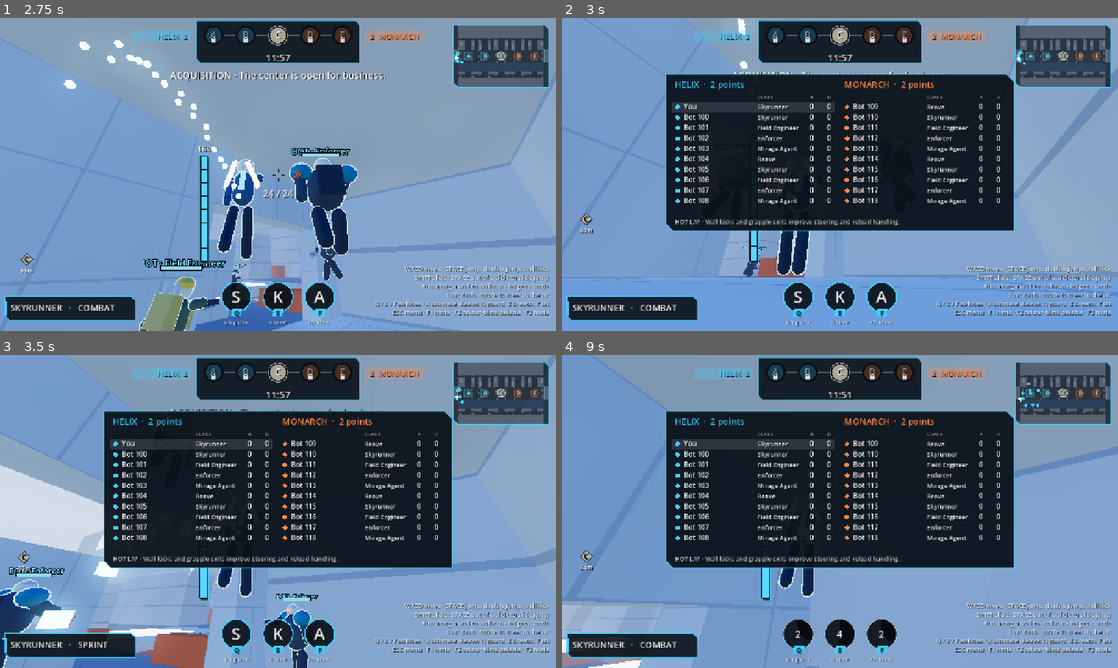
Above: before the commit, frames 1-4 (two rows, left to right).
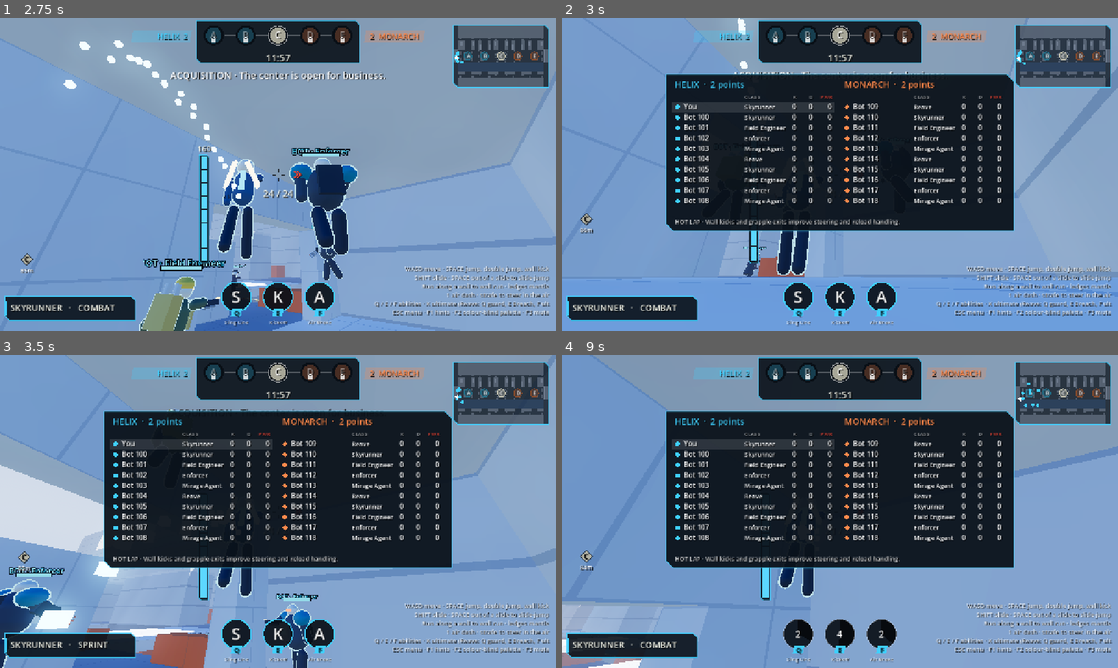
Above: after the commit, the same moments.

Repository: slimefromdq/hostile-takeover
Game: Godot game, scene res://scenes/main.tscn
Same seed, same stepped clock (60 frames per second), same inputs: the game is played once before the commit and once after it.
Inputs (mouse positions are in pixels of both pictures, inside the frame that each line leads up to):
- Up to frame 1 (2.75 s): click "Play offline · 10v10 bots" at 0.5 s; tap Enter at 1.25 s; move the mouse to (305, 174) at 1.27 s; hold Right mouse button (alt) 1.28-2.03 s; hold W (forward) from 1.28 s (still down); click (305, 174) at 1.42 s; tap Space (jump) at 1.52, 1.82, 2.27, 2.57 s; tap 1 (dash) at 1.55, 2.1 s; move the mouse to (250, 174) at 2.02 s; tap Tab (scoreboard) at 2.3 s
- Up to frame 2 (3 s): keep holding W (forward); move the mouse to (851, 168) at 2.77 s; hold Tab (scoreboard) from 2.78 s (still down)
- Up to frame 3 (3.5 s): keep holding W (forward); keep holding Tab (scoreboard); tap Space (jump) at 3.05 s
- Up to frame 4 (9 s): move the mouse to (834, 517) at 3.52 s; release Tab (scoreboard) at 3.53 s; tap Space (jump) at 3.6, 3.77, 4.07, 4.52, 4.82, 5.27, 5.57, 6.05, 6.77, 7.07, 7.52, 7.82, 8.27, 8.57 s; click (834, 517) at 3.67 s; right-click (834, 517) at 3.8 s; move the mouse to (878, 514) at 4.27 s; hold Q (ability1) 4.28-5.03 s; tap 1 (dash) at 4.55, 7.35 s; tap R (reload) at 4.9 s; move the mouse to (795, 508) at 5.02 s; tap E (ability2) at 5.1 s; tap Tab (scoreboard) at 5.3, 8.3 s; move the mouse to (845, 511) at 5.77 s; hold F (ability3) 5.78-6.53 s; click (845, 511) at 5.92 s; move the mouse to (817, 505) at 6.52 s; release W (forward) at 6.53 s; hold D (right) 6.53-7.28 s; right-click (817, 505) at 6.6 s; move the mouse to (867, 511) at 7.27 s; hold W (forward) from 7.28 s (still down); move the mouse to (812, 511) at 8.02 s; click (812, 511) at 8.1 s; move the mouse to (851, 505) at 8.77 s; hold Tab (scoreboard) from 8.78 s (still down)

Frame 1 is identical in both runs. In frame 2, 2.4% of the frame differs, in the area x 32-79%, y 24-60%; in frame 3, 2.4%; in frame 4, 2.4%.

Commit message:
Scoreboard: PWR column counting power-up pickups
Co-Authored-By: Claude Sonnet 5.5 <noreply@anthropic.com>
Claude-Session: https://claude.ai/code/session_017cKhDVf3NuxTCsiC9sz73Y

Diff:
--- a/scripts/fighter.gd
+++ b/scripts/fighter.gd
@@ -199,6 +199,7 @@
 var dash_vertical := 0.0  # vertical speed held for the whole dash (no gravity)
 var kills: int = 0
 var deaths: int = 0
+var power_pickups: int = 0  # power-ups taken this match (scoreboard column)
 var equipment: Node3D
 var outlines: Array[ShaderMaterial] = []
 var outline_side: int = -1
@@ -872,7 +873,7 @@
 	collision_layer = 0 if hidden else 2
 
 func pack() -> Dictionary:
-	var state := {"id": fighter_id, "team": team, "class": clas …(471 unchanged characters)… : melee_buff, "k": kills, "d": deaths, "sl": sliding, "wr": wall_running, "wrt": …(175 unchanged characters)…
+	var state := {"id": fighter_id, "team": team, "class": clas …(471 unchanged characters)… : melee_buff, "k": kills, "d": deaths, "pp": power_pickups, "sl": sliding, "wr": wall_running, "wrt": …(175 unchanged characters)…
 	# Optional state is only sent while it matters (snapshots are already past the MTU); unpack supplies defaults.
 	if armor >= 1.0:
 		state["ar"] = int(ceil(armor))
@@ -949,4 +950,5 @@
 	burn = data.get("burn", 0.0)
 	kills = data.get("k", 0)
 	deaths = data.get("d", 0)
+	power_pickups = data.get("pp", 0)
 	update_visual()
--- a/scripts/game.gd
+++ b/scripts/game.gd
@@ -1279,6 +1279,7 @@
 						if e.kind == "power":
 							p.power = int(e.hp)
 							p.power_time = Items.POWER_DURATION
+							p.power_pickups += 1
 							notice_all("%s took %s." % [HELIX_MONARCH[p.team], Items.POWER_NAMES[p.power]])
 						e.used = true
 						e.timer = Items.KINDS[e.kind].respawn
--- a/scripts/hud.gd
+++ b/scripts/hud.gd
@@ -441,7 +441,7 @@
 	var teams: Array = [[], []]
 	for p in g.fighters.values():
 		var shown_name := "You" if p.fighter_id == g.local_id else (("Bot %d" % p.fighter_id) if p.bot else ("Player %d" % p.fighter_id))
-		teams[p.team].append({"name": shown_name, "class": p.spec.display_name(), "k": p.kills, "d": p.deaths, "alive": p.hp > 0, "you": p.fighter_id == g.local_id})
+		teams[p.team].append({"name": shown_name, "class": p.spec.display_name(), "k": p.kills, "d": p.deaths, "pp": p.power_pickups, "alive": p.hp > 0, "you": p.fighter_id == g.local_id})
 	for team in teams:
 		team.sort_custom(func(a, b): return a.k > b.k)
 	return teams
@@ -454,9 +454,10 @@
 		var x := panel.position.x + 20.0 + t * 390.0
 		var held: int = game.match_state.owners.count(t)
 		text(Vector2(x, panel.position.y + 30), "%s  ·  %d points" % [["HELIX", "MONARCH"][t], held], 20, Visuals.team_color(t))
-		text(Vector2(x + 190, panel.position.y + 56), "CLASS", 12, Color(1, 1, 1, 0.6))
-		text(Vector2(x + 290, panel.position.y + 56), "K", 12, Color(1, 1, 1, 0.6), HORIZONTAL_ALIGNMENT_RIGHT, 30.0)
-		text(Vector2(x + 330, panel.position.y + 56), "D", 12, Color(1, 1, 1, 0.6), HORIZONTAL_ALIGNMENT_RIGHT, 30.0)
+		text(Vector2(x + 160, panel.position.y + 56), "CLASS", 12, Color(1, 1, 1, 0.6))
+		text(Vector2(x + 250, panel.position.y + 56), "K", 12, Color(1, 1, 1, 0.6), HORIZONTAL_ALIGNMENT_RIGHT, 30.0)
+		text(Vector2(x + 288, panel.position.y + 56), "D", 12, Color(1, 1, 1, 0.6), HORIZONTAL_ALIGNMENT_RIGHT, 30.0)
+		text(Vector2(x + 326, panel.position.y + 56), "PWR", 12, Color(Items.POWER_COLORS[Items.POWER_QUAD], 0.8), HORIZONTAL_ALIGNMENT_RIGHT, 36.0)
 		var row_y := panel.position.y + 80.0
 		for row in teams[t]:
 			var alpha := 1.0 if row.alive else 0.45
@@ -468,9 +469,10 @@
 			else:
 				diamond(Vector2(x + 6, row_y - 5), 6.0, Color(Visuals.team_color(t), alpha))
 			text(Vector2(x + 20, row_y), row.name, 16, Color(1, 1, 1, alpha))
-			text(Vector2(x + 190, row_y), row["class"], 14, Color(1, 1, 1, alpha))
-			text(Vector2(x + 290, row_y), "%d" % row.k, 16, Color(1, 1, 1, alpha), HORIZONTAL_ALIGNMENT_RIGHT, 30.0)
-			text(Vector2(x + 330, row_y), "%d" % row.d, 16, Color(1, 1, 1, alpha), HORIZONTAL_ALIGNMENT_RIGHT, 30.0)
+			text(Vector2(x + 160, row_y), row["class"], 14, Color(1, 1, 1, alpha))
+			text(Vector2(x + 250, row_y), "%d" % row.k, 16, Color(1, 1, 1, alpha), HORIZONTAL_ALIGNMENT_RIGHT, 30.0)
+			text(Vector2(x + 288, row_y), "%d" % row.d, 16, Color(1, 1, 1, alpha), HORIZONTAL_ALIGNMENT_RIGHT, 30.0)
+			text(Vector2(x + 326, row_y), "%d" % row.pp, 16, Color(1, 1, 1, alpha), HORIZONTAL_ALIGNMENT_RIGHT, 36.0)
 			row_y += 24.0
 	if p != null:
 		text(Vector2(panel.position.x + 20, panel.end.y - 16), p.spec.passive, 14, Color(1, 1, 1, 0.8))
--- a/tests/run_tests.gd
+++ b/tests/run_tests.gd
@@ -752,6 +752,12 @@
 	item.global_position = foe.global_position
 	game.entities_tick(0.1)
 	check(foe.power == Items.POWER_INVULNERABLE and item.used, "the other team can take it too")
+	check(foe.power_pickups == 1 and p.power_pickups >= 1, "each power-up taken counts toward the scoreboard column")
+	var row_pp := 0
+	for team_rows in Hud.scoreboard_rows(game):
+		for row in team_rows:
+			row_pp += row.pp
+	check(row_pp == p.power_pickups + foe.power_pickups, "scoreboard rows carry power-up pickups")
 	before = foe.hp
 	game.damage_fighter(foe, 50.0, p.fighter_id)
 	foe.burn = 0.0
@@ -766,6 +772,7 @@
 	p.power_time = 5.5
 	var mirror: Fighter = game.fighters[107]
 	mirror.unpack(p.pack(), false)
+	check(mirror.power_pickups == p.power_pickups, "snapshot carries the power-up pickup count")
 	check(mirror.power == Items.POWER_INVULNERABLE and is_equal_approx(mirror.power_time, 5.5), "snapshot carries the active power-up")
 	mirror.change_class(1)
 	p.power = 0
Not shown, changed: README.md
